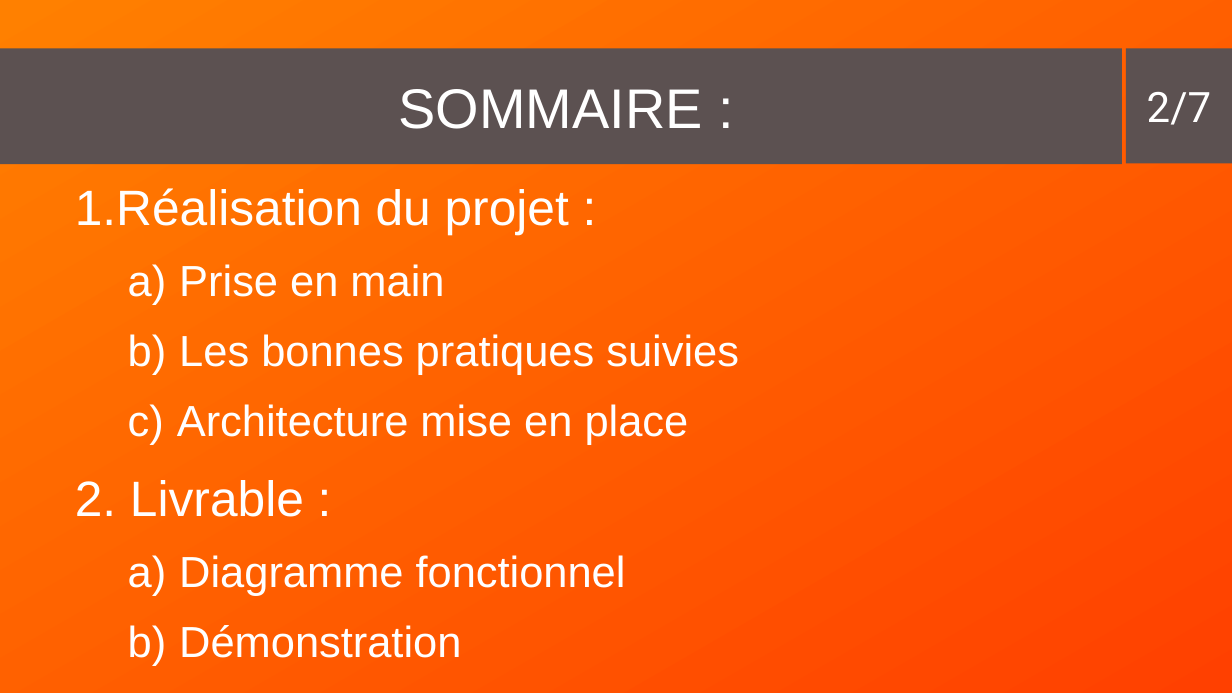
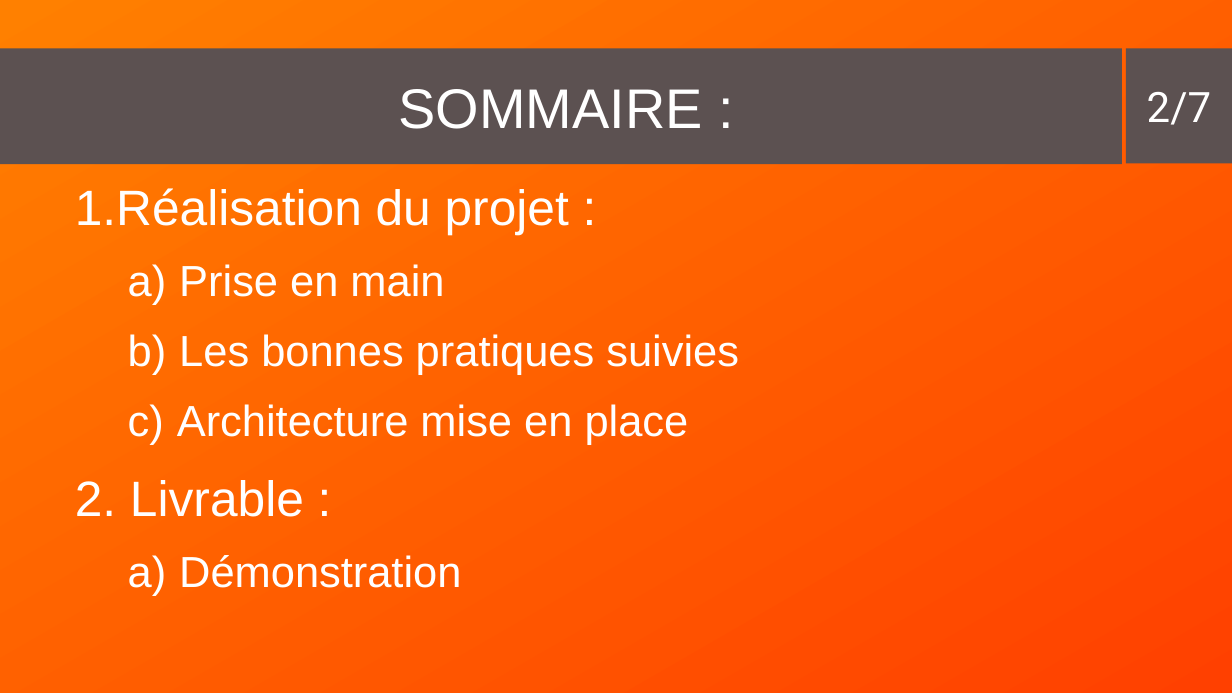
Before and after one commit to ZaeRon007/FormationFullStack, a slide deck: slide 2 of documents/presentation/presentation2.odp. Drawn at 1232x693 pixels with LibreOffice and Linux fonts; fonts in the diff are those of the drawing. Boxes give left, top, right and bottom in pixels: in the first picture for what was removed or moved away, otherwise in the second. Text is boxed around its words. In the diff, an @@ line names an element or a change of style, - is before the commit and + after.

```diff
--- a/documents/presentation/presentation2.odp
+++ b/documents/presentation/presentation2.odp
@@ text at <box>179,555,626,596</box>: paragraph removed @@
-  a) Diagramme fonctionnel
```
Also in this commit, not shown: 4 other slides changed, 1 slide added, 1 slide removed.
